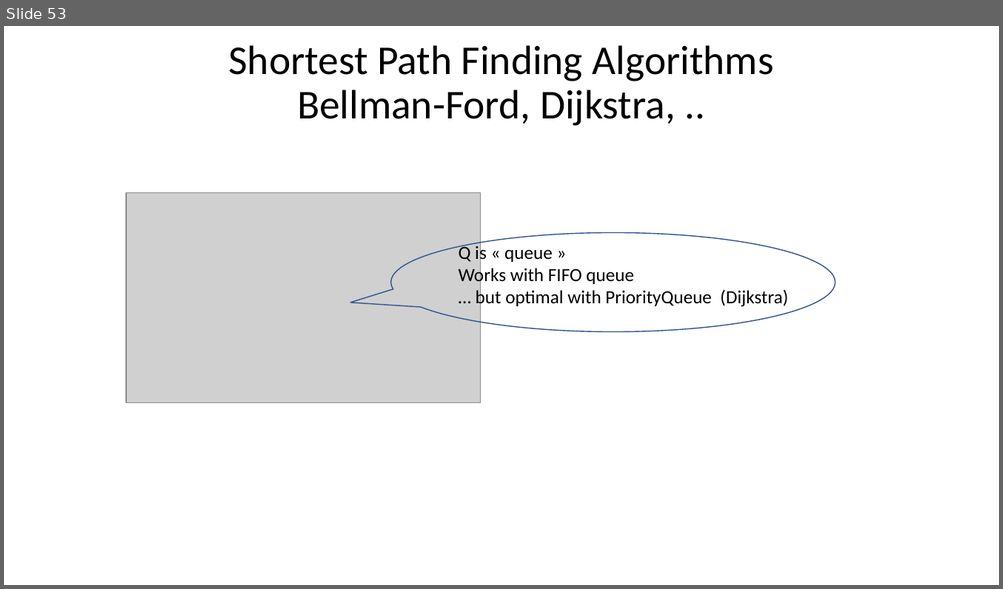
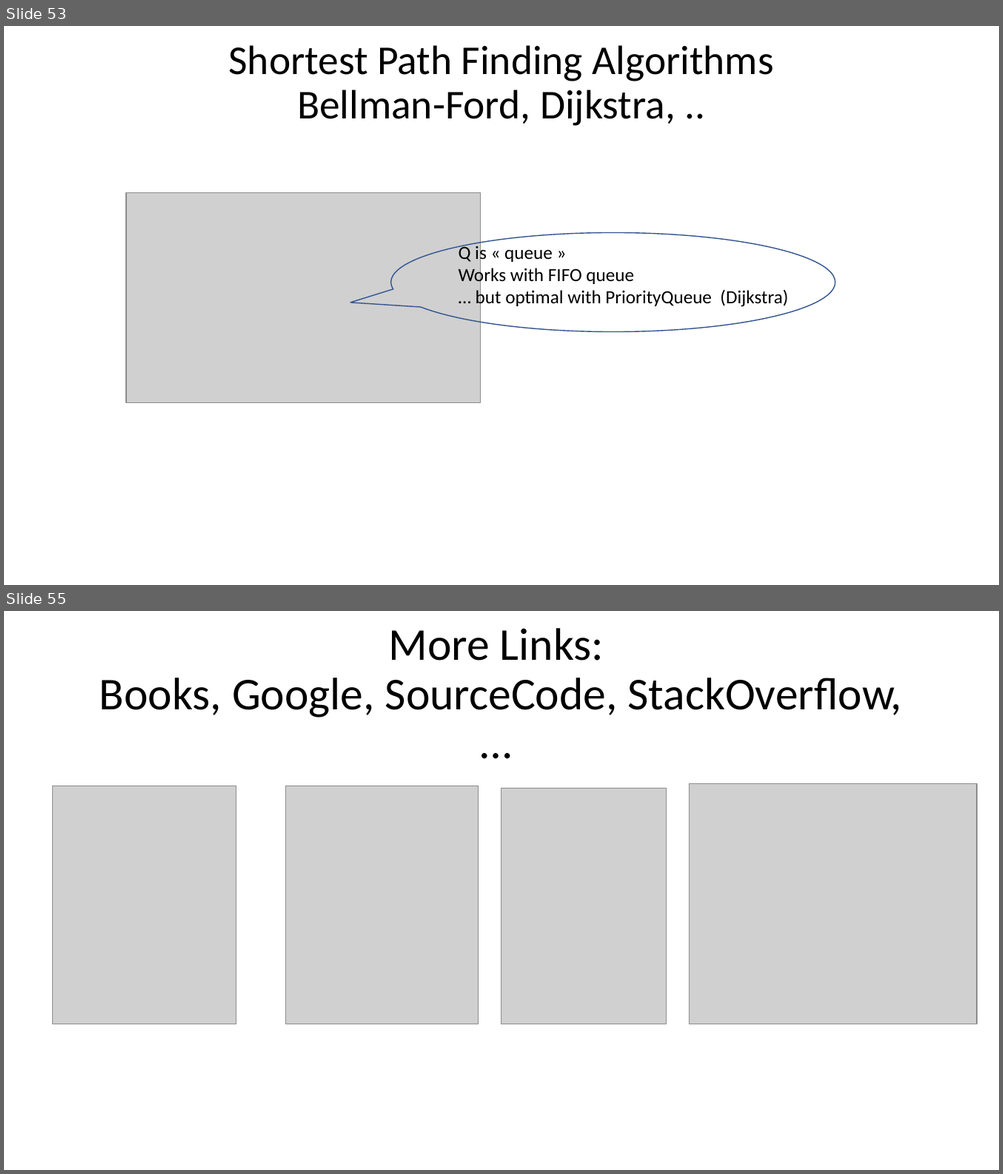
Before and after one commit to Arnaud-Nauwynck/presentations, a slide deck: java/Basic-Data-Structures.pptx. Shown one above the other, each under a label of ours: slide 53 before the commit, slides 53 and 55 after it; the slides between them are not shown. The pictures are 1003x589 and 1003x1174 pixels, drawn with LibreOffice and Linux fonts; fonts in the diff are those of the drawing; grey boxes stand for pictures. Boxes give left, top, right and bottom in pixels: in the first picture for what was removed or moved away, otherwise in the second. Text is boxed around its words. In the diff, an @@ line names an element or a change of style, - is before the commit and + after.

```diff
--- a/java/Basic-Data-Structures.pptx
+++ b/java/Basic-Data-Structures.pptx
@@ slide 55 added at <box>4,611,999,1170</box>, background #FFFFFF @@
@@ title added at <box>99,628,902,718</box>, 44 pt, text #000000 @@
+More Links:
+Books, Google, SourceCode, StackOverflow, …
@@ picture added at <box>53,786,236,1025</box> @@
@@ picture added at <box>286,786,478,1025</box> @@
@@ picture added at <box>689,784,977,1025</box> @@
@@ picture added at <box>502,789,666,1025</box> @@
```
Also in this commit, not shown: 2 slides changed, 3 other slides added, 2 slides removed, 1 other file.
